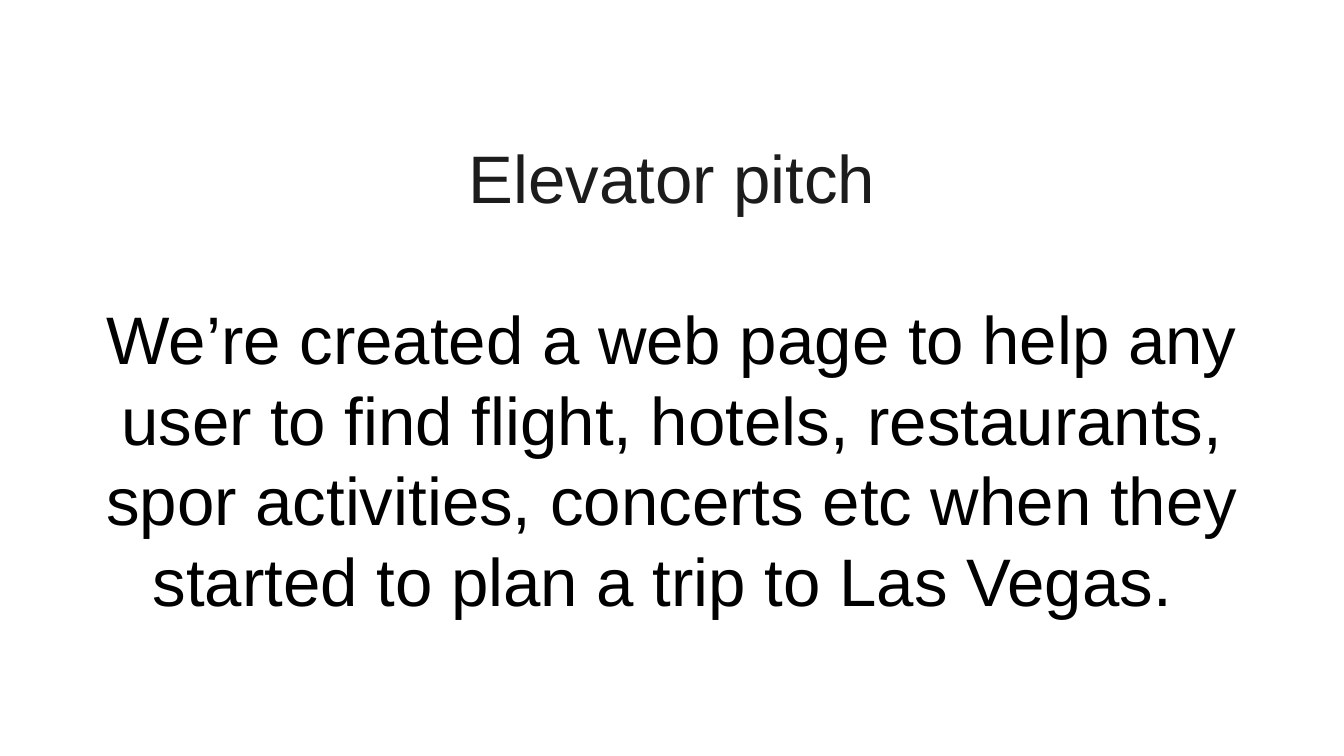
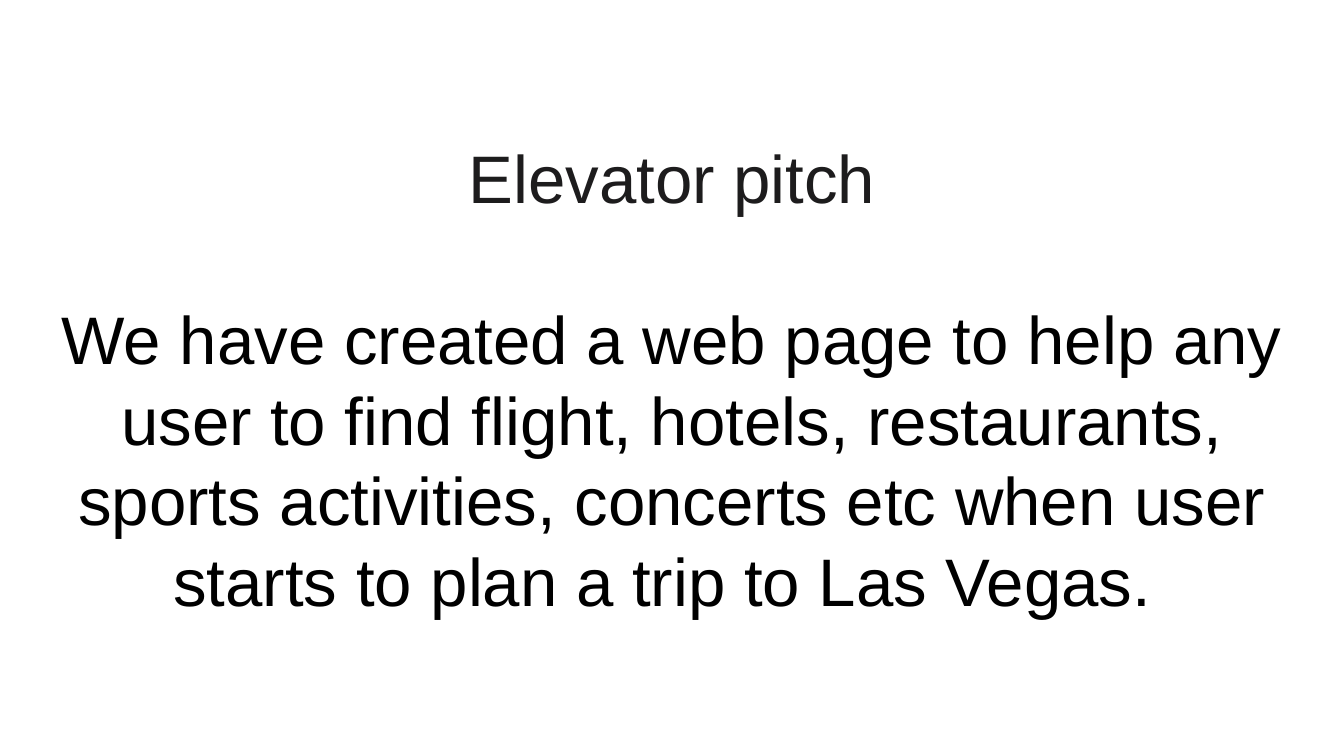
Before and after one commit to harrymac1972/vegas-baby, a slide deck: slide 2 of assets/documents/Las Vegas Trip Organizer Presentation.pptx. Drawn at 1344x756 pixels with LibreOffice and Linux fonts; fonts in the diff are those of the drawing. Boxes give left, top, right and bottom in pixels: in the first picture for what was removed or moved away, otherwise in the second. Text is boxed around its words. In the diff, an @@ line names an element or a change of style, - is before the commit and + after.

```diff
--- a/assets/documents/Las Vegas Trip Organizer Presentation.pptx
+++ b/assets/documents/Las Vegas Trip Organizer Presentation.pptx
@@ title at [62,315,1281,619]: text changed @@
-Elevator pitch
-We’re created a web page to help any user to find flight, hotels, restaurants, spor activities, concerts etc when they started to plan a trip to Las Vegas.
+Elevator pitch
+We have created a web page to help any user to find flight, hotels, restaurants, sports activities, concerts etc when user starts to plan a trip to Las Vegas.
```
Also in this commit, not shown: 1 other slide changed, 3 other files.
